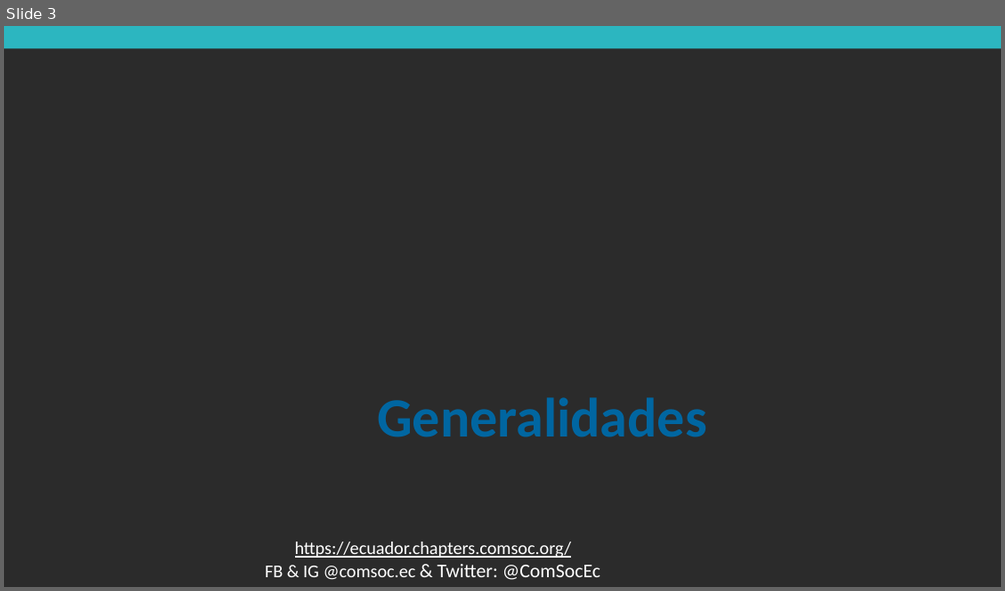
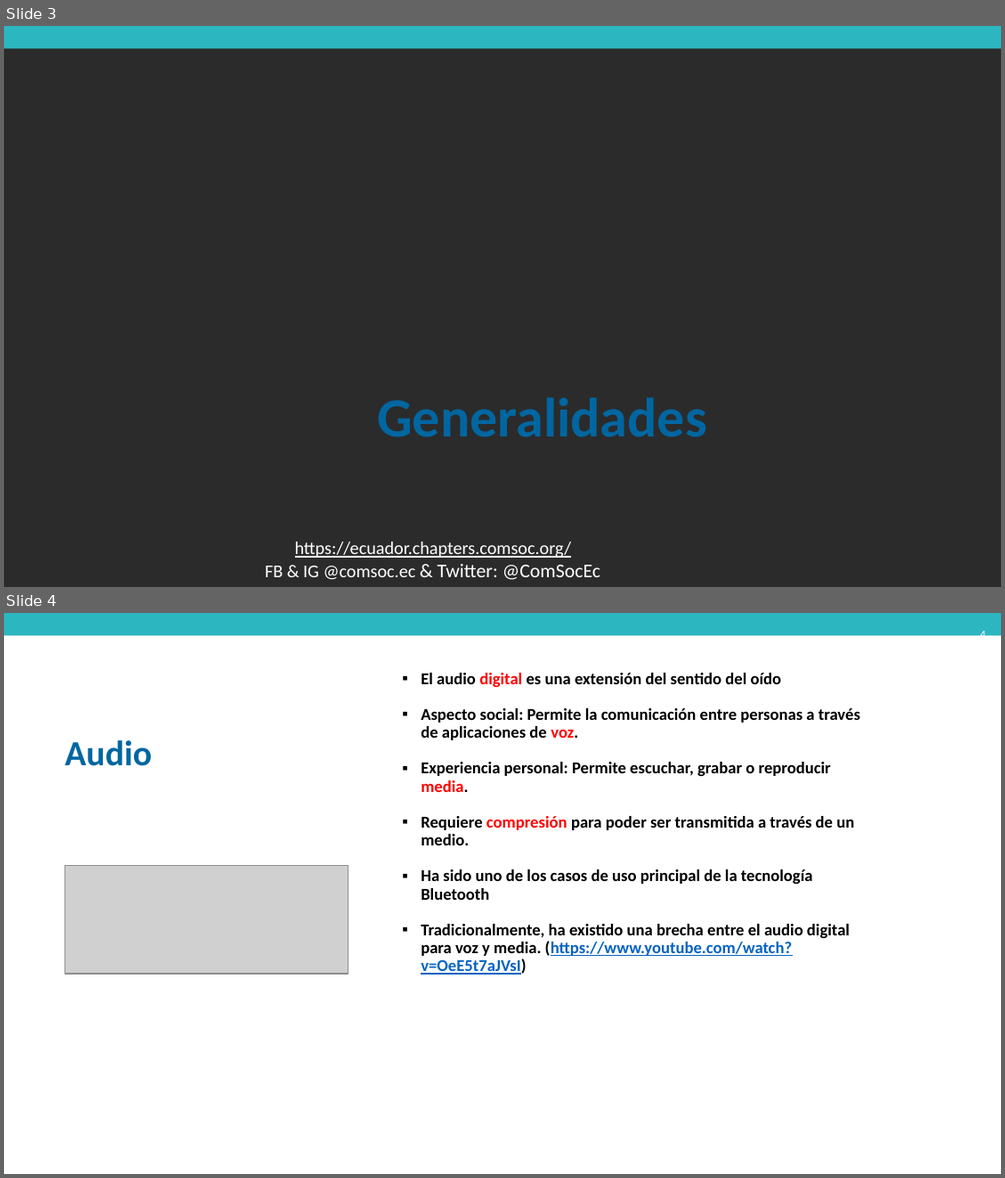
Before and after one commit to pauloesteban/ieee_comsoc_2021, a slide deck: CapacitaciónComsoc-BluetoothLEAudio.pptx. Shown one above the other, each under a label of ours: slide 3 before the commit, slides 3 and 4 after it. The pictures are 1005x591 and 1005x1178 pixels, drawn with LibreOffice and Linux fonts; fonts in the diff are those of the drawing; grey boxes stand for pictures; background and template pictures are left out; a plain dark background stands for a picture behind light text. Boxes give left, top, right and bottom in pixels: in the first picture for what was removed or moved away, otherwise in the second. Text is boxed around its words. In the diff, an @@ line names an element or a change of style, - is before the commit and + after.

```diff
--- a/CapacitaciónComsoc-BluetoothLEAudio.pptx
+++ b/CapacitaciónComsoc-BluetoothLEAudio.pptx
@@ slide 4 added at [4,613,1001,1174], background picture (left out); not listed: 2 template elements that a slide beside it also shows @@
@@ page number added at [980,628,986,641], 8 pt, text #FFFFFF @@
+4
@@ text added at [421,673,860,974], 12 pt, text #000000, bold @@
+▪ El audio digital es una extensión del sentido del oído
+▪ Aspecto social: Permite la comunicación entre personas a través de aplicaciones de voz.
+▪ Experiencia personal: Permite escuchar, grabar o reproducir media.
+▪ Requiere compresión para poder ser transmitida a través de un medio.
+▪ Ha sido uno de los casos de uso principal de la tecnología Bluetooth
+▪ Tradicionalmente, ha existido una brecha entre el audio digital para voz y media. (https://www.youtube.com/watch?v=OeE5t7aJVsI)
@@ title added at [65,740,152,766], 25.5 pt, text #0066A1, bold @@
+Audio
@@ picture added at [65,866,348,973] @@
```
Also in this commit, not shown: 2 slides changed, 19 other slides added.
